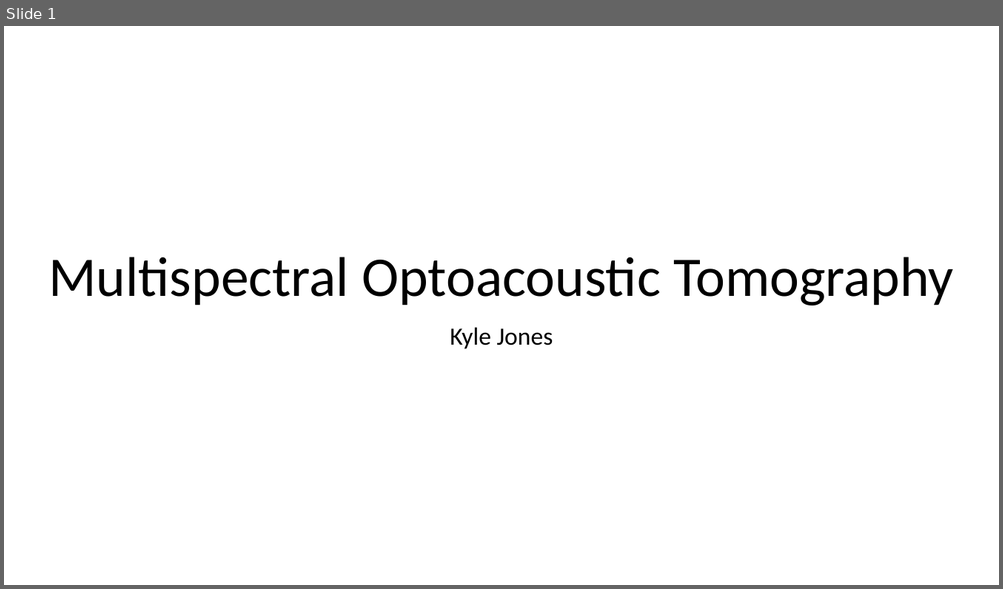
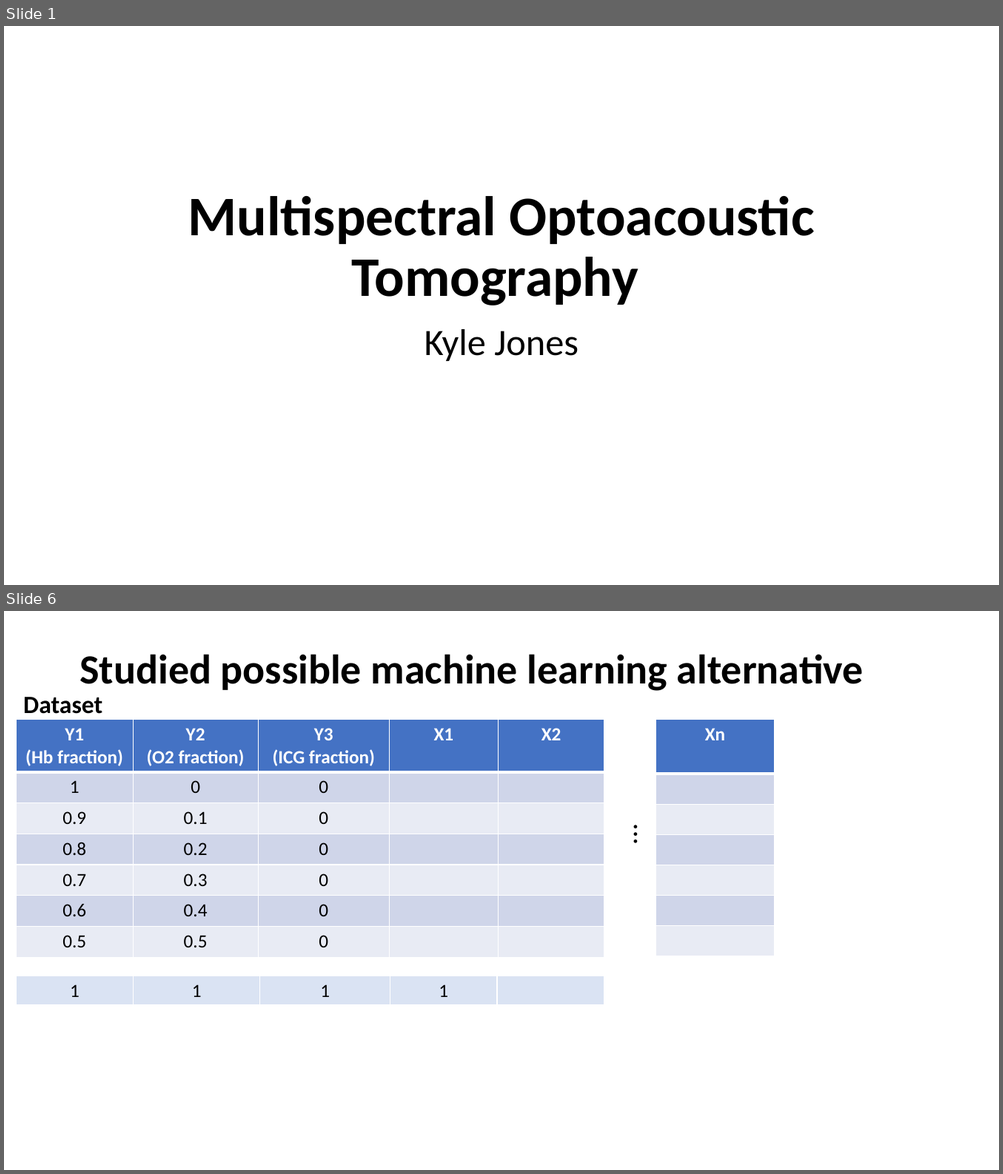
Before and after one commit to kylemjonesislanders/md-anderson, a slide deck: spectral-unmixing/ppt_presentations/midterm_project_report.pptx. Shown one above the other, each under a label of ours: slide 1 before the commit, slides 1 and 6 after it; the slides between them are not shown. The pictures are 1003x589 and 1003x1174 pixels, drawn with LibreOffice and Linux fonts; fonts in the diff are those of the drawing. Boxes give left, top, right and bottom in pixels: in the first picture for what was removed or moved away, otherwise in the second. Text is boxed around its words. In the diff, an @@ line names an element or a change of style, - is before the commit and + after.

```diff
--- a/spectral-unmixing/ppt_presentations/midterm_project_report.pptx
+++ b/spectral-unmixing/ppt_presentations/midterm_project_report.pptx
@@ slide 6 added at (4, 611, 999, 1170), background #FFFFFF @@
@@ title added at (79, 654, 863, 691), 40 pt, text #000000, bold @@
+Studied possible machine learning alternative
@@ text added at (23, 697, 102, 714), 24 pt, text #000000, bold @@
+Dataset
@@ table added at (16, 719, 605, 957), 7 rows, 5 columns @@
+Y1 / (Hb fraction) | Y2 / (O2 fraction) | Y3 / (ICG fraction) | X1 | X2
+1 | 0 | 0 |  | 
+0.9 | 0.1 | 0 |  | 
+0.8 | 0.2 | 0 |  | 
+0.7 | 0.3 | 0 |  | 
+0.6 | 0.4 | 0 |  | 
+0.5 | 0.5 | 0 |  | 
@@ table added at (656, 719, 774, 957), 7 rows, 1 columns @@
+Xn
+
+
+
+
+
+
@@ text added at (604, 813, 647, 851), 28 pt, text #000000 @@
+…
@@ table added at (16, 977, 605, 1006), 1 rows, 5 columns @@
+1 | 1 | 1 | 1 | 
@@ slide 1 changed as well @@
@@ title "Multispectral Optoacoustic Tomography" at (188, 196, 814, 306): bold on @@
@@ subtitle "Kyle Jones" at (424, 329, 578, 361): size 24 to 36 pt @@
```
Also in this commit, not shown: 1 other slide changed, 3 other slides added.
